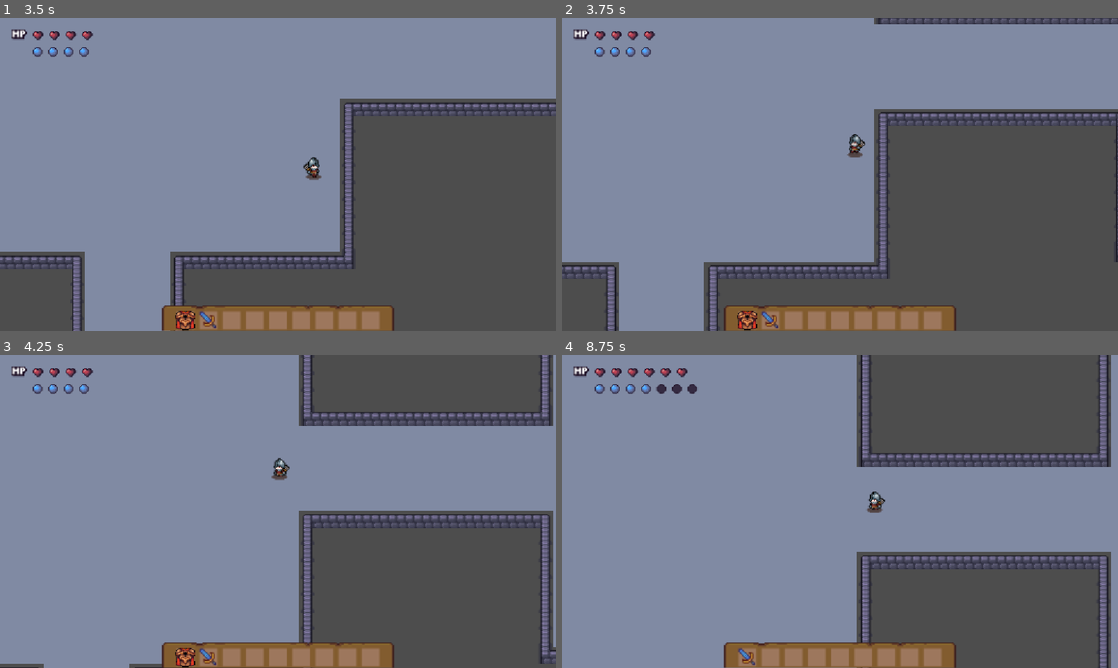
Above: before the commit, frames 1-4 (two rows, left to right).
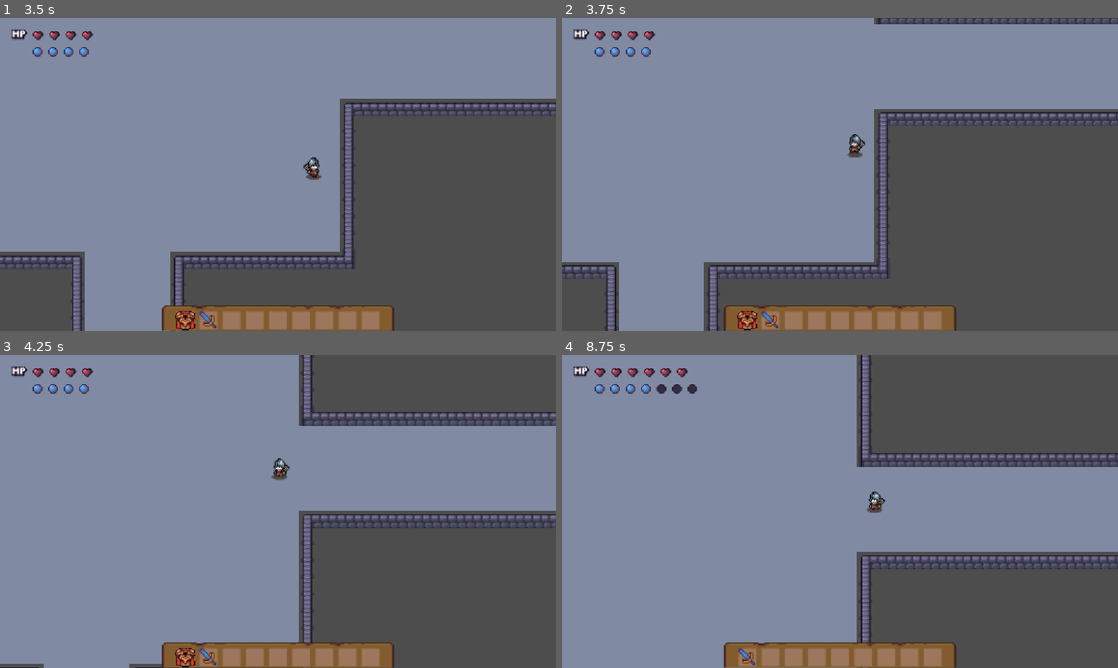
Above: after the commit, the same moments.

Repository: Gumaisme2005/Keep-Fighting-And-Earning
Game: Godot game, scene res://Scene/UI/CharacterSelect.tscn
The game is run twice, just before and just after one commit, with the same random seed, the same clock (stepped at 60 frames per second) and the same inputs.
Inputs (mouse positions are in pixels of both pictures, inside the frame that each line leads up to):
- Up to frame 1 (3.5 s): click "Pyrois HP:5, SP: 2, DMG: 1" at 0.5 s; tap Enter at 1.25 s; move the mouse to (400, 158) at 1.27 s; hold D (move_right) 1.28-2.03 s; click (400, 158) at 1.35 s; move the mouse to (166, 190) at 2.02 s; hold S (move_down) 2.03-2.78 s; tap 1 at 2.1 s; move the mouse to (333, 105) at 2.77 s; hold D (move_right) from 2.78 s (still down); tap 9 at 2.85 s
- Up to frame 2 (3.75 s): move the mouse to (812, 237) at 3.52 s; release D (move_right) at 3.53 s; hold W (move_up) from 3.53 s (still down); tap Q at 3.6 s
- Up to frame 3 (4.25 s): keep holding W (move_up)
- Up to frame 4 (8.75 s): move the mouse to (1006, 558) at 4.27 s; release W (move_up) at 4.28 s; hold A (move_left) 4.28-5.78 s; tap E at 4.35, 8.1 s; move the mouse to (673, 464) at 5.02 s; click (673, 464) at 5.1 s; move the mouse to (867, 511) at 5.77 s; hold S (move_down) 5.78-6.53 s; tap 1 at 5.85 s; move the mouse to (756, 433) at 6.52 s; hold D (move_right) 6.53-7.28 s; tap 9 at 6.6 s; move the mouse to (962, 495) at 7.27 s; hold W (move_up) 7.28-8.03 s; tap Q at 7.35 s; move the mouse to (728, 527) at 8.02 s; hold D (move_right) from 8.03 s (still down)

Frame 1 is identical in both runs. In frame 2, 0.1% of the frame differs, in the area x 99-100%, y 32-78%; in frame 3, 1.3%; in frame 4, 1.9%, in the area x 96-100%, y 0-100%.

Commit message:
Chỉnh sửa cơ chế sinh map [Nguyễn Quang Anh]

Diff:
--- a/Scene/Map/dungeon_generator.gd
+++ b/Scene/Map/dungeon_generator.gd
@@ -9,14 +9,12 @@
 @export var room_min_size: int = 16
 @export var room_max_size: int = 25
 
-# --- ĐƯỜNG DẪN SCENE (Đã giữ nguyên theo code của cậu) ---
+# --- ĐƯỜNG DẪN SCENE ---
 const PLAYER_SCENE = preload("res://Scene/Character/Player.tscn")
 const CHEST_SCENE = preload("res://Scene/Items/Chest/chest.tscn")
 const SPIKE_TRAP = preload("res://Scene/Map/SpikeTrap.tscn")
 
-# --- THAY THẾ KHAI BÁO BOSS CŨ BẰNG 2 DÒNG NÀY ---
 const KITSUNE_SCENE = preload("res://Scene/Enemies/Boss/Kitsune/Kitsune.tscn")
-# LƯU Ý: Cậu nhớ sửa lại đường dẫn dưới đây cho đúng với thư mục cậu lưu Necromancer nhé!
 const NECROMANCER_SCENE = preload("res://Scene/Enemies/Boss/Necromancer/necromancer.tscn")
 
 var enemy_scenes: Array[PackedScene] = [
@@ -24,31 +22,29 @@
 	preload("res://Scene/Enemies/Skeleton/skeleton.tscn"),
 	preload("res://Scene/Enemies/Blood Monster/blood_monster.tscn"),
 	preload("res://Scene/Enemies/Vampire/vampire.tscn"),
-	preload("res://Scene/Enemies/Armored_Orc/armored_orc.tscn") # <--- Thêm con quái mới vào đây
+	preload("res://Scene/Enemies/Armored_Orc/armored_orc.tscn")
 ]
-# Thêm 3 dòng này vào dưới các dòng preload của cậu
+
 @export var current_level: int = 1
-const PORTAL_SCENE = preload("res://Scene/Map/portal.tscn") # Đảm bảo đường dẫn đúng
-var the_player: Node2D = null # Lưu con trỏ Player để bế qua màn mới
+const PORTAL_SCENE = preload("res://Scene/Map/portal.tscn")
+var the_player: Node2D = null
 
 @export var min_enemies: int = 2
 @export var max_enemies: int = 6
 
-# Khởi tạo cơ chế phòng
 const ROOM_MANAGER = preload("res://Scene/Map/RoomManager.tscn")
 
-# --- CÀI ĐẶT GẠCH VÀ LAYER MỚI ---
+# --- CÀI ĐẶT GẠCH ---
 const LAYER_FLOOR = 0
-const LAYER_DECOR = 1 # Lớp Layer 1 dùng để rải đồ
-const SOURCE_WALLS = 0 # ID của walls_floor.png
-const SOURCE_OBJECTS = 1 # ID của Objects.png
+const LAYER_DECOR = 1
+const SOURCE_WALLS = 0
+const SOURCE_OBJECTS = 1
 
 const WALL_COORD = Vector2i(1, 3)
 const FLOOR_COORD = Vector2i(1, 6)
 
-# Tọa độ đồ vật trang trí (Cậu có thể phẩy và thêm tọa độ vò gốm vào đây)
 var decor_coords = [
-	Vector2i(1, 2) # Tọa độ Thùng gỗ nhỏ cậu vừa lấy lúc nãy
+	Vector2i(1, 2)
 ]
 
 var rng = RandomNumberGenerator.new()
@@ -56,7 +52,12 @@
 var edges = []
 var generated_rooms = []
 var room_types = []
-var corridor_cells = {} # Lưu danh sách các ô thuộc hành lang
+var corridor_cells = {}
+
+# --- BIẾN QUẢN LÝ VÙNG CẤM ---
+var reserved_trap_positions = []
+var forbidden_decor_cells = {}
+
 func _ready():
 	generate_dungeon()
 	call_deferred("spawn_entities")
@@ -64,10 +65,20 @@
 func generate_dungeon():
 	clear()
 	rng.seed = map_seed.hash()
+	reserved_trap_positions.clear()
+	forbidden_decor_cells.clear()
+
 	build_dungeon_layout()
+	plan_traps() # Bước 1: Tính toán vị trí bẫy trước
+
+	# Bước 2: Xây gạch và trang trí (Né các vị trí bẫy ra)
+	for i in range(generated_rooms.size()):
+		var type = room_types[i]
+		if type == RoomType.COMBAT or type == RoomType.BOSS:
+			decorate_pillars(generated_rooms[i])
 	scatter_decorations()
 
-# --- HÀM MỚI: TỰ ĐỘNG XÂY DỰNG TOÀN BỘ KHUNG BẢN ĐỒ ---
+# --- HÀM TỰ ĐỘNG XÂY DỰNG TOÀN BỘ KHUNG BẢN ĐỒ ---
 func build_dungeon_layout():
 	room_grid.clear()
 	edges.clear()
@@ -89,9 +100,7 @@
 			room_grid[new_pos] = true
 			edges.append([pick, new_pos])
 
-	# ========================================================
-	# THUẬT TOÁN BFS: TÌM PHÒNG CÁCH XA PHÒNG START (0, 0) NHẤT
-	# ========================================================
+	# THUẬT TOÁN BFS: TÌM PHÒNG CÁCH XA PHÒNG START NHẤT LÀM BOSS
 	var adj_list = {}
 	for pos in room_grid.keys():
 		adj_list[pos] = []
@@ -105,15 +114,13 @@
 
 	while queue.size() > 0:
 		var current = queue.pop_front()
-		boss_grid_pos = current # Căn phòng cuối cùng được duyệt sẽ là phòng xa nhất!
+		boss_grid_pos = current
 
 		for neighbor in adj_list[current]:
 			if not visited.has(neighbor):
 				visited[neighbor] = true
 				queue.append(neighbor)
-	# ========================================================
-
-	# 1. Chọn phòng kho báu (Loại trừ phòng Start và Boss)
+
 	var available_rooms = room_grid.keys().duplicate()
 	available_rooms.erase(Vector2i(0, 0))
 	available_rooms.erase(boss_grid_pos)
@@ -130,7 +137,6 @@
 	var actual_rooms_dict = {}
 	var room_index = 0
 
-	# 2. Xây phòng và phân loại dựa trên tọa độ (thay vì thứ tự)
 	for grid_pos in room_grid.keys():
 		var rw = rng.randi_range(room_min_size, room_max_size)
 		var rh = rng.randi_range(room_min_size, room_max_size)
@@ -141,7 +147,6 @@
 		actual_rooms_dict[grid_pos] = main_rect
 		generated_rooms.append(main_rect)
 
-		# Gán loại phòng chuẩn xác
 		if grid_pos == Vector2i(0, 0):
 			room_types.append(RoomType.START)
 		elif grid_pos == boss_grid_pos:
@@ -152,12 +157,8 @@
 			room_types.append(RoomType.COMBAT)
 
 		carve_room(main_rect)
-		if room_types[room_index] == RoomType.COMBAT or room_types[room_index] == RoomType.BOSS:
-			decorate_pillars(main_rect)
-
 		room_index += 1
 
-	# 3. Nối hành lang và xây tường bao quanh
 	for edge in edges:
 		var r1 = actual_rooms_dict[edge[0]]
 		var r2 = actual_rooms_dict[edge[1]]
@@ -168,243 +169,16 @@
 
 	build_walls()
 
-# --- CÁC HÀM XÂY DỰNG ---
-func carve_room(room: Rect2i):
-	# Chỉ lấp đầy gạch nền cho đúng 1 hình chữ nhật duy nhất
-	for x in range(room.position.x, room.end.x):
-		for y in range(room.position.y, room.end.y):
-			set_cell(LAYER_FLOOR, Vector2i(x, y), SOURCE_WALLS, FLOOR_COORD)
-
-func carve_corridor_h(x1: int, x2: int, y: int):
-	for x in range(min(x1, x2), max(x1, x2) + 1):
-		for offset in [-2, -1, 0, 1, 2]: # Đã mở rộng đường nối từ 3 lên 5 ô
-			var cell = Vector2i(x, y + offset)
-			set_cell(LAYER_FLOOR, cell, SOURCE_WALLS, FLOOR_COORD)
-			corridor_cells[cell] = true # Đánh dấu khu vực này là đường nối
-
-func carve_corridor_v(y1: int, y2: int, x: int):
-	for y in range(min(y1, y2), max(y1, y2) + 1):
-		for offset in [-2, -1, 0, 1, 2]: # Đã mở rộng đường nối từ 3 lên 5 ô
-			var cell = Vector2i(x + offset, y)
-			set_cell(LAYER_FLOOR, cell, SOURCE_WALLS, FLOOR_COORD)
-			corridor_cells[cell] = true # Đánh dấu khu vực này là đường nối
-
-func build_walls():
-	var used_cells = get_used_cells(LAYER_FLOOR)
-	var wall_cells = [] # Mảng chứa toàn bộ tọa độ cần xây tường
-
-	# 1. Tìm tất cả các ô viền xung quanh sàn nhà
-	for cell in used_cells:
-		for dx in [-1, 0, 1]:
-			for dy in [-1, 0, 1]:
-				if dx == 0 and dy == 0: continue
-				var neighbor = cell + Vector2i(dx, dy)
-
-				# Nếu ô bên cạnh chưa có gì (là khoảng không) -> Đưa vào danh sách xây tường
-				if get_cell_source_id(LAYER_FLOOR, neighbor) == -1:
-					if not wall_cells.has(neighbor):
-						wall_cells.append(neighbor)
-
-	# 2. HÀM MA THUẬT CỦA GODOT: Tự động tính toán góc và vẽ tường AutoTile
-	# (0, 0) ở đây tương ứng với Terrain Set 0 và Terrain 0 (Dungeon Wall) cậu đã tạo
-	set_cells_terrain_connect(LAYER_FLOOR, wall_cells, 0, 0)
-
-func decorate_pillars(room: Rect2i):
-	var num_pillars = rng.randi_range(2, 5)
-	for i in range(num_pillars):
-		var px = rng.randi_range(room.position.x + 3, room.end.x - 5)
-		var py = rng.randi_range(room.position.y + 3, room.end.y - 5)
-		set_cell(LAYER_FLOOR, Vector2i(px, py), SOURCE_WALLS, WALL_COORD)
-		set_cell(LAYER_FLOOR, Vector2i(px+1, py), SOURCE_WALLS, WALL_COORD)
-		set_cell(LAYER_FLOOR, Vector2i(px, py+1), SOURCE_WALLS, WALL_COORD)
-		set_cell(LAYER_FLOOR, Vector2i(px+1, py+1), SOURCE_WALLS, WALL_COORD)
-
-func scatter_decorations():
-	# ĐỊNH NGHĨA CÁC KHUÔN MẪU KHỐI (PATTERNS)
-	# Số 1 đại diện cho ô sẽ đặt đồ, số 0 là ô trống.
-	# Mỗi mảng bên trong là một hàng (Y), các phần tử trong mảng là cột (X).
-	# ĐỊNH NGHĨA CÁC KHUÔN MẪU KHỐI (PATTERNS)
-	var decor_patterns = [
-		# 1. Khối vuông 2x2
-		[
-			[1, 1],
-			[1, 1]
-		],
-		# 2. Hình chữ L góc vuông
-		[
-			[1, 0],
-			[1, 1]
-		],
-		# 3. Hình bậc thang
-		[
-			[1, 0, 0],
-			[0, 1, 0],
-			[0, 0, 1]
-		],
-		# 4. Cụm chữ T
-		[
-			[1, 1, 1],
-			[0, 1, 0]
-		],
-		# --- CÁC HÌNH KHỐI MỚI ---
-		# 5. Hình dấu cộng 5x5
-		[
-			[0, 0, 1, 0, 0],
-			[0, 0, 1, 0, 0],
-			[1, 1, 1, 1, 1],
-			[0, 0, 1, 0, 0],
-			[0, 0, 1, 0, 0]
-		],
-		# 6. Hình chữ Z
-		[
-			[1, 1, 0],
-			[0, 1, 0],
-			[0, 1, 1]
-		],
-		# 7. Hình vuông 3x3
-		[
-			[1, 1, 1],
-			[1, 1, 1],
-			[1, 1, 1]
-		],
-		# 8. Hình vuông to 4x4
-		[
-			[1, 1, 1, 1],
-			[1, 1, 1, 1],
-			[1, 1, 1, 1],
-			[1, 1, 1, 1]
-		]
-	]
-
-	# Duyệt qua từng phòng đã tạo
-	for i in range(generated_rooms.size()):
-		var room = generated_rooms[i]
-
-		# KHÔNG rải đồ cản đường ở phòng START và phòng TREASURE
-		if room_types[i] == RoomType.START or room_types[i] == RoomType.TREASURE:
-			continue
-
-		var center = room.get_center()
-		# Số lượng cụm đồ đạc trong 1 phòng (ít lại một chút vì giờ 1 cụm rất to)
-		var num_clusters = rng.randi_range(1, 3)
-
-		for c in range(num_clusters):
-			# 1. Bốc ngẫu nhiên 1 khuôn mẫu
-			var selected_pattern = decor_patterns[rng.randi() % decor_patterns.size()]
-			var pattern_height = selected_pattern.size()
-			var pattern_width = selected_pattern[0].size()
-
-			# 2. Tìm một điểm neo (Góc trên cùng bên trái của khuôn mẫu)
-			# Phải trừ đi kích thước pattern để khối đồ không bị đâm xuyên ra ngoài tường
-			var anchor_x = rng.randi_range(room.position.x + 2, room.end.x - pattern_width - 2)
-			var anchor_y = rng.randi_range(room.position.y + 2, room.end.y - pattern_height - 2)
-			var anchor = Vector2i(anchor_x, anchor_y)
-
-			# Kiểm tra xem điểm neo này có quá gần tâm phòng (chỗ đánh nhau) không
-			if anchor.distance_to(center) < 4.0:
-				continue
-
-			# 3. Bốc ngẫu nhiên 1 loại đồ vật cho TOÀN BỘ cụm này (để trông đồng nhất)
-			var cluster_decor = decor_coords[rng.randi() % decor_coords.size()]
-
-			# 4. Kiểm tra trước: Liệu TOÀN BỘ khu vực ốp pattern này có vướng hành lang không?
-			var can_place = true
-			for y in range(pattern_height):
-				for x in range(pattern_width):
-					if selected_pattern[y][x] == 1:
-						var check_cell = anchor + Vector2i(x, y)
-						if corridor_cells.has(check_cell) or get_cell_atlas_coords(LAYER_FLOOR, check_cell) != FLOOR_COORD:
-							can_place = false
-							break
-				if not can_place: break
-
-			# 5. Nếu khu vực trống trải hợp lệ, tiến hành "xây" đồ vật theo khuôn!
-			if can_place:
-				for y in range(pattern_height):
-					for x in range(pattern_width):
-						# Chỉ đặt đồ ở những ô có số 1 trong khuôn mẫu
-						if selected_pattern[y][x] == 1:
-							var target_cell = anchor + Vector2i(x, y)
-							# Đảm bảo chưa có đồ nào khác đè lên trước đó
-							if get_cell_source_id(LAYER_DECOR, target_cell) == -1:
-								set_cell(LAYER_DECOR, target_cell, SOURCE_OBJECTS, cluster_decor)
-
-# --- THẢ QUÁI / PLAYER ---
-func spawn_entities():
-	if generated_rooms.is_empty(): return
-
-	# CHỈ TẠO PLAYER MỚI NẾU ĐÂY LÀ MÀN 1
-	if the_player == null:
-		var character_to_spawn = PLAYER_SCENE
-		if GameManager.selected_character_scene != null:
-			character_to_spawn = GameManager.selected_character_scene
-
-		the_player = character_to_spawn.instantiate()
-		the_player.name = "Player"
-		add_child(the_player)
-
-	# Luôn bế người chơi (cùng toàn bộ đồ đạc) đặt vào chính giữa phòng START của map mới
-	the_player.global_position = to_global(map_to_local(generated_rooms[0].get_center()))
-
-	# ... (Vòng lặp for sinh rương, quái, bẫy phía dưới giữ nguyên) ...
-
+# --- HÀM TẠO VÙNG CẤM CỦA BẪY ---
+func plan_traps():
 	for i in range(1, generated_rooms.size()):
-		var room = generated_rooms[i]
-		var type = room_types[i]
-
-		if type == RoomType.TREASURE:
-			var chest = CHEST_SCENE.instantiate()
-			add_child(chest)
-			chest.global_position = to_global(map_to_local(room.get_center()))
-
-		elif type == RoomType.COMBAT:
-			# 1. Sinh bộ cảm biến phòng
-			var manager = ROOM_MANAGER.instantiate()
-			add_child(manager)
-
-			# Chỉnh kích thước cảm biến hụt đi 2 ô so với phòng (để Player vào hẳn giữa phòng mới sập bẫy)
-			var shape = RectangleShape2D.new()
-			shape.size = Vector2((room.size.x - 3) * 16, (room.size.y - 3) * 16)
-			manager.get_node("CollisionShape2D").shape = shape
-			manager.global_position = to_global(map_to_local(room.get_center()))
-
-			# 2. Thuật toán tự động tìm Cửa (Quét viền ngoài của phòng xem chỗ nào có gạch sàn)
-			var entrances = []
-			for x in range(room.position.x - 1, room.end.x + 1):
-				for y in range(room.position.y - 1, room.end.y + 1):
-					if x == room.position.x - 1 or x == room.end.x or y == room.position.y - 1 or y == room.end.y:
-						if get_cell_atlas_coords(LAYER_FLOOR, Vector2i(x, y)) == FLOOR_COORD:
-							entrances.append(Vector2i(x, y))
-
-			manager.tilemap = self
-			manager.entrances = entrances
-
-			# 3. Sinh quái và bàn giao danh sách cho Cảm biến quản lý
-			var num_e = rng.randi_range(min_enemies, max_enemies)
-			for j in range(num_e):
-				var rx = rng.randi_range(room.position.x + 3, room.end.x - 4)
-				var ry = rng.randi_range(room.position.y + 3, room.end.y - 4)
-
-				# Tránh đặt quái vào chỗ đang có đồ đạc
-				if get_cell_source_id(LAYER_DECOR, Vector2i(rx, ry)) != -1:
-					continue
-
-				var enemy = enemy_scenes[rng.randi() % enemy_scenes.size()].instantiate()
-				add_child(enemy)
-				enemy.global_position = to_global(map_to_local(Vector2i(rx, ry)))
-				manager.enemies.append(enemy) # Nạp đạn cho RoomManager!
-			# =========================================================
-			# HỆ THỐNG SINH BẪY THEO MẪU (PATTERN)
-			# =========================================================
-			var center = room.get_center() # Lấy chính xác tâm phòng làm mốc
-			var trap_positions = [] # Mảng chứa tọa độ của các bẫy sẽ sinh ra
-
-			# Lăn xúc xắc để chọn ngẫu nhiên 1 trong 3 sơ đồ bẫy
+		if room_types[i] == RoomType.COMBAT:
+			var room = generated_rooms[i]
+			var center = room.get_center()
+			var trap_positions = []
 			var pattern_type = rng.randi() % 2
 
 			if pattern_type == 0:
-				# SƠ ĐỒ 1: HÌNH CHỮ THẬP (CROSS)
-				# Bẫy to 3 ô, nên phải giãn cách 3 ô để mép bẫy vừa chạm vào nhau
 				var offset = 3
 				var length = 4
 				trap_positions.append(center)
@@ -414,37 +188,164 @@
 				trap_positions.append(center + Vector2i(offset, 0))
 
 			elif pattern_type == 1:
-				# SƠ ĐỒ 2: 4 GÓC GẦN (4 INNER CORNERS)
-				# Bố trí 4 bẫy cách tâm 2 ô về các góc chéo
 				var offset = 2
-				trap_positions.append(center + Vector2i(-offset, -offset)) # Góc trên-trái
-				trap_positions.append(center + Vector2i(offset, -offset))  # Góc trên-phải
-				trap_positions.append(center + Vector2i(-offset, offset))  # Góc dưới-trái
-				trap_positions.append(center + Vector2i(offset, offset))   # Góc dưới-phải
-
-
-			# BẮT ĐẦU RẢI BẪY LÊN BẢN ĐỒ DỰA TRÊN SƠ ĐỒ ĐÃ CHỌN
-			for tile_pos in trap_positions:
-				# Kiểm tra xem ô đó có phải là gạch nền không, và không bị vướng đồ đạc gì
-				if get_cell_source_id(LAYER_FLOOR, tile_pos) != -1 and get_cell_source_id(LAYER_DECOR, tile_pos) == -1:
-					var trap = SPIKE_TRAP.instantiate()
-					add_child(trap)
-					trap.global_position = to_global(map_to_local(tile_pos))
-			# =========================================================
-
-		elif type == RoomType.BOSS:
-			# 1. Sinh bộ cảm biến phòng
+				trap_positions.append(center + Vector2i(-offset, -offset))
+				trap_positions.append(center + Vector2i(offset, -offset))
+				trap_positions.append(center + Vector2i(-offset, offset))
+				trap_positions.append(center + Vector2i(offset, offset))
+
+			for pos in trap_positions:
+				# Chỉ chốt bẫy nếu nó nằm hoàn toàn trên nền sàn
+				if get_cell_atlas_coords(LAYER_FLOOR, pos) == FLOOR_COORD:
+					reserved_trap_positions.append(pos)
+					# Đánh dấu vùng 5x5 xung quanh bẫy thành VÙNG CẤM KHÔNG ĐƯỢC ĐẶT GẠCH
+					for dx in range(-2, 2):
+						for dy in range(-2, 2):
+							forbidden_decor_cells[pos + Vector2i(dx, dy)] = true
+
+
+# --- CÁC HÀM XÂY DỰNG TƯỜNG & ĐỒ VẬT ---
+func carve_room(room: Rect2i):
+	for x in range(room.position.x, room.end.x):
+		for y in range(room.position.y, room.end.y):
+			set_cell(LAYER_FLOOR, Vector2i(x, y), SOURCE_WALLS, FLOOR_COORD)
+
+func carve_corridor_h(x1: int, x2: int, y: int):
+	for x in range(min(x1, x2), max(x1, x2) + 1):
+		for offset in [-2, -1, 0, 1, 2]:
+			var cell = Vector2i(x, y + offset)
+			set_cell(LAYER_FLOOR, cell, SOURCE_WALLS, FLOOR_COORD)
+			corridor_cells[cell] = true
+
+func carve_corridor_v(y1: int, y2: int, x: int):
+	for y in range(min(y1, y2), max(y1, y2) + 1):
+		for offset in [-2, -1, 0, 1, 2]:
+			var cell = Vector2i(x + offset, y)
+			set_cell(LAYER_FLOOR, cell, SOURCE_WALLS, FLOOR_COORD)
+			corridor_cells[cell] = true
+
+func build_walls():
+	var used_cells = get_used_cells(LAYER_FLOOR)
+	var wall_cells = []
+
+	for cell in used_cells:
+		for dx in [-1, 0, 1]:
+			for dy in [-1, 0, 1]:
+				if dx == 0 and dy == 0: continue
+				var neighbor = cell + Vector2i(dx, dy)
+				if get_cell_source_id(LAYER_FLOOR, neighbor) == -1:
+					if not wall_cells.has(neighbor):
+						wall_cells.append(neighbor)
+
+	set_cells_terrain_connect(LAYER_FLOOR, wall_cells, 0, 0)
+
+func decorate_pillars(room: Rect2i):
+	var num_pillars = rng.randi_range(2, 5)
+	for i in range(num_pillars):
+		var px = rng.randi_range(room.position.x + 3, room.end.x - 5)
+		var py = rng.randi_range(room.position.y + 3, room.end.y - 5)
+
+		# KIỂM TRA XEM CÓ ĐẠP TRÚNG VÙNG CẤM CỦA BẪY KHÔNG
+		var can_place = true
+		for dx in range(2):
+			for dy in range(2):
+				var check_cell = Vector2i(px+dx, py+dy)
+				if forbidden_decor_cells.has(check_cell) or corridor_cells.has(check_cell):
+					can_place = false
+					break
+			if not can_place: break
+
+		if can_place:
+			set_cell(LAYER_FLOOR, Vector2i(px, py), SOURCE_WALLS, WALL_COORD)
+			set_cell(LAYER_FLOOR, Vector2i(px+1, py), SOURCE_WALLS, WALL_COORD)
+			set_cell(LAYER_FLOOR, Vector2i(px, py+1), SOURCE_WALLS, WALL_COORD)
+			set_cell(LAYER_FLOOR, Vector2i(px+1, py+1), SOURCE_WALLS, WALL_COORD)
+
+func scatter_decorations():
+	var decor_patterns = [
+		[[1, 1], [1, 1]], # Vuông 2x2
+		[[1, 0], [1, 1]], # Chữ L
+		[[1, 0, 0], [0, 1, 0], [0, 0, 1]], # Bậc thang
+		[[1, 1, 1], [0, 1, 0]], # Chữ T
+		[[0, 0, 1, 0, 0], [0, 0, 1, 0, 0], [1, 1, 1, 1, 1], [0, 0, 1, 0, 0], [0, 0, 1, 0, 0]], # Cộng 5x5
+		[[1, 1, 0], [0, 1, 0], [0, 1, 1]], # Chữ Z
+		[[1, 1, 1], [1, 1, 1], [1, 1, 1]], # Vuông 3x3
+		[[1, 1, 1, 1], [1, 1, 1, 1], [1, 1, 1, 1], [1, 1, 1, 1]] # Vuông 4x4
+	]
+
+	for i in range(generated_rooms.size()):
+		var room = generated_rooms[i]
+		if room_types[i] == RoomType.START or room_types[i] == RoomType.TREASURE: continue
+
+		var center = room.get_center()
+		var num_clusters = rng.randi_range(1, 3)
+
+		for c in range(num_clusters):
+			var selected_pattern = decor_patterns[rng.randi() % decor_patterns.size()]
+			var pattern_height = selected_pattern.size()
+			var pattern_width = selected_pattern[0].size()
+
+			var anchor_x = rng.randi_range(room.position.x + 2, room.end.x - pattern_width - 2)
+			var anchor_y = rng.randi_range(room.position.y + 2, room.end.y - pattern_height - 2)
+			var anchor = Vector2i(anchor_x, anchor_y)
+
+			if anchor.distance_to(center) < 4.0: continue
+
+			var cluster_decor = decor_coords[rng.randi() % decor_coords.size()]
+
+			var can_place = true
+			for y in range(pattern_height):
+				for x in range(pattern_width):
+					if selected_pattern[y][x] == 1:
+						var check_cell = anchor + Vector2i(x, y)
+						# KIỂM TRA: Vướng hành lang, Vướng tường, HOẶC vướng VÙNG CẤM của bẫy -> Hủy!
+						if corridor_cells.has(check_cell) or get_cell_atlas_coords(LAYER_FLOOR, check_cell) != FLOOR_COORD or forbidden_decor_cells.has(check_cell):
+							can_place = false
+							break
+				if not can_place: break
+
+			if can_place:
+				for y in range(pattern_height):
+					for x in range(pattern_width):
+						if selected_pattern[y][x] == 1:
+							var target_cell = anchor + Vector2i(x, y)
+							if get_cell_source_id(LAYER_DECOR, target_cell) == -1:
+								set_cell(LAYER_DECOR, target_cell, SOURCE_OBJECTS, cluster_decor)
+
+
+# --- THẢ QUÁI / BẪY / RƯƠNG / PLAYER ---
+func spawn_entities():
+	if generated_rooms.is_empty(): return
+
+	if the_player == null:
+		var character_to_spawn = PLAYER_SCENE
+		if GameManager.selected_character_scene != null:
+			character_to_spawn = GameManager.selected_character_scene
+
+		the_player = character_to_spawn.instantiate()
+		the_player.name = "Player"
+		add_child(the_player)
+
+	the_player.global_position = to_global(map_to_local(generated_rooms[0].get_center()))
+
+	for i in range(1, generated_rooms.size()):
+		var room = generated_rooms[i]
+		var type = room_types[i]
+
+		if type == RoomType.TREASURE:
+			var chest = CHEST_SCENE.instantiate()
+			add_child(chest)
+			chest.global_position = to_global(map_to_local(room.get_center()))
+
+		elif type == RoomType.COMBAT:
 			var manager = ROOM_MANAGER.instantiate()
-			manager.is_boss_room = true # <--- THÊM DÒNG NÀY
 			add_child(manager)
 
-			# Chỉnh kích thước cảm biến hụt đi 2 ô so với phòng (để Player vào hẳn giữa phòng mới sập bẫy)
 			var shape = RectangleShape2D.new()
 			shape.size = Vector2((room.size.x - 3) * 16, (room.size.y - 3) * 16)
 			manager.get_node("CollisionShape2D").shape = shape
 			manager.global_position = to_global(map_to_local(room.get_center()))
 
-			# 2. Thuật toán tự động tìm Cửa (Quét viền ngoài của phòng xem chỗ nào có gạch sàn)
 			var entrances = []
 			for x in range(room.position.x - 1, room.end.x + 1):
 				for y in range(room.position.y - 1, room.end.y + 1):
@@ -455,28 +356,58 @@
 			manager.tilemap = self
 			manager.entrances = entrances
 
-			# ==========================================
-			# 3. LUÂN PHIÊN SINH BOSS THEO TẦNG
-			# ==========================================
+			var num_e = rng.randi_range(min_enemies, max_enemies)
+			for j in range(num_e):
+				var rx = rng.randi_range(room.position.x + 3, room.end.x - 4)
+				var ry = rng.randi_range(room.position.y + 3, room.end.y - 4)
+
+				# Tránh đặt quái vào chỗ đang có đồ đạc
+				if get_cell_source_id(LAYER_DECOR, Vector2i(rx, ry)) != -1: continue
+
+				var enemy = enemy_scenes[rng.randi() % enemy_scenes.size()].instantiate()
+				add_child(enemy)
+				enemy.global_position = to_global(map_to_local(Vector2i(rx, ry)))
+				manager.enemies.append(enemy)
+
+		elif type == RoomType.BOSS:
+			var manager = ROOM_MANAGER.instantiate()
+			manager.is_boss_room = true
+			add_child(manager)
+
+			var shape = RectangleShape2D.new()
+			shape.size = Vector2((room.size.x - 3) * 16, (room.size.y - 3) * 16)
+			manager.get_node("CollisionShape2D").shape = shape
+			manager.global_position = to_global(map_to_local(room.get_center()))
+
+			var entrances = []
+			for x in range(room.position.x - 1, room.end.x + 1):
+				for y in range(room.position.y - 1, room.end.y + 1):
+					if x == room.position.x - 1 or x == room.end.x or y == room.position.y - 1 or y == room.end.y:
+						if get_cell_atlas_coords(LAYER_FLOOR, Vector2i(x, y)) == FLOOR_COORD:
+							entrances.append(Vector2i(x, y))
+
+			manager.tilemap = self
+			manager.entrances = entrances
+
 			var boss_instance
-
-			# Nếu là tầng lẻ (1, 3, 5...) -> Sinh Necromancer
 			if current_level % 2 != 0:
 				boss_instance = NECROMANCER_SCENE.instantiate()
 				print("🦇 Tầng ", current_level, " - Boss: Necromancer xuất hiện!")
-
-			# Nếu là tầng chẵn (2, 4, 6...) -> Sinh Kitsune
 			else:
 				boss_instance = KITSUNE_SCENE.instantiate()
 				print("🦊 Tầng ", current_level, " - Boss: Kitsune xuất hiện!")
 
-			# Đưa Boss vào game
 			boss_instance.add_to_group("enemies")
 			add_child(boss_instance)
 
-			# Đặt Boss ở chính giữa tâm phòng
 			boss_instance.global_position = to_global(map_to_local(room.get_center()))
 			manager.enemies.append(boss_instance)
+
+	# BƯỚC CUỐI CÙNG: Dựa vào danh sách đã lên ở plan_traps() để thả Bẫy
+	for pos in reserved_trap_positions:
+		var trap = SPIKE_TRAP.instantiate()
+		add_child(trap)
+		trap.global_position = to_global(map_to_local(pos))
 
 # --- CƠ CHẾ QUA MÀN ---
 func spawn_portal(pos: Vector2):
@@ -496,7 +427,13 @@
 	clear()
 	rng.seed = (map_seed + "_" + str(current_level)).hash()
 
-	# Gọi lại hàm dùng chung cho sạch sẽ!
 	build_dungeon_layout()
+	plan_traps()
+
+	for i in range(generated_rooms.size()):
+		var type = room_types[i]
+		if type == RoomType.COMBAT or type == RoomType.BOSS:
+			decorate_pillars(generated_rooms[i])
 	scatter_decorations()
+
 	call_deferred("spawn_entities")
